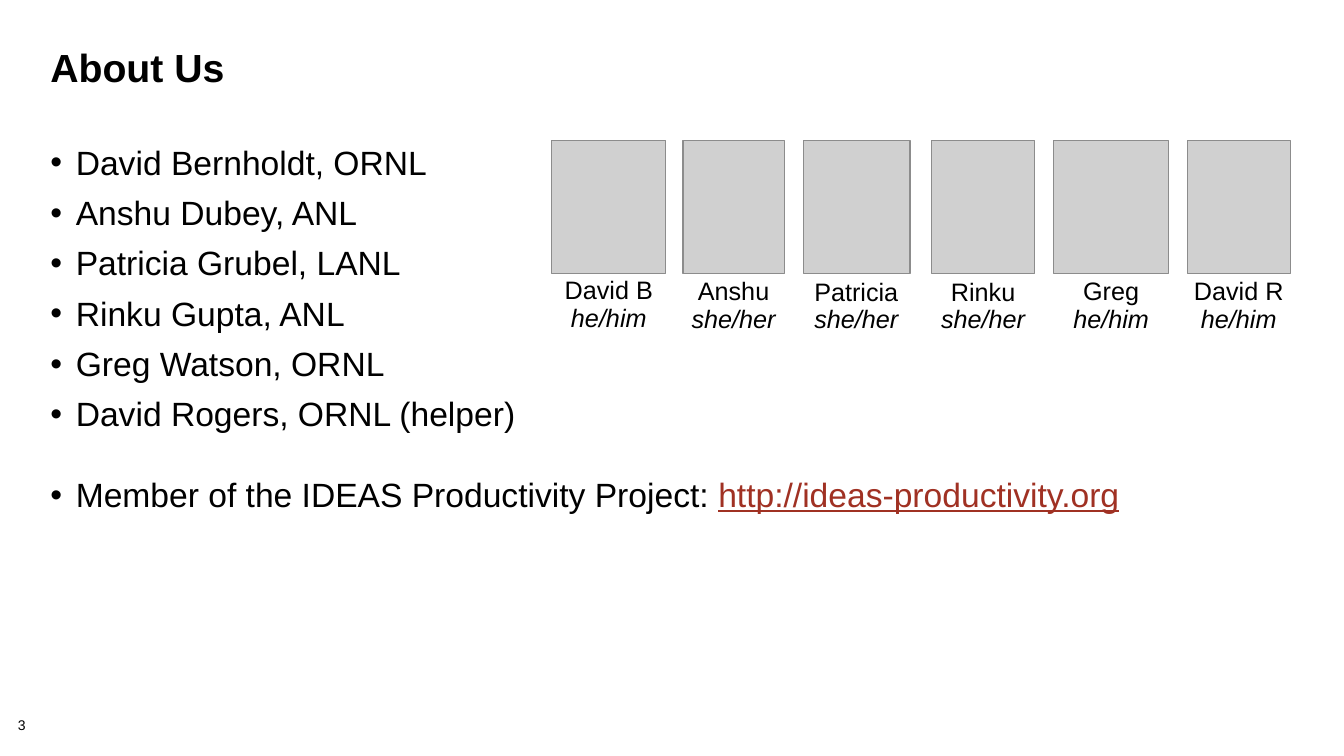
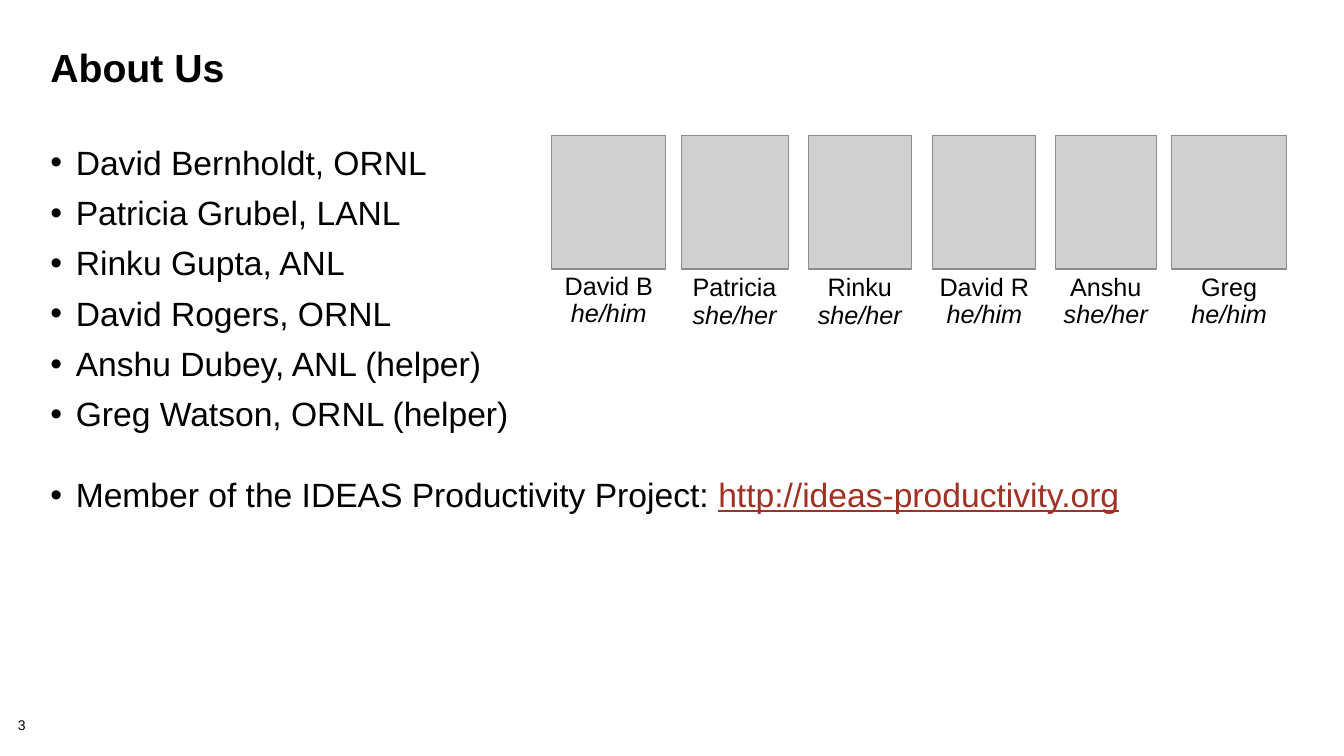
Before and after one commit to bssw-tutorial/presentations, a slide deck: slide 3 of intro.pptx. Drawn at 1344x756 pixels with LibreOffice and Linux fonts; fonts in the diff are those of the drawing; grey boxes stand for pictures; background and template pictures are left out. Boxes give left, top, right and bottom in pixels: in the first picture for what was removed or moved away, otherwise in the second. Text is boxed around its words. In the diff, an @@ line names an element or a change of style, - is before the commit and + after.

```diff
--- a/intro.pptx
+++ b/intro.pptx
@@ picture: place and size @@
-picture at <box>552,140,666,273</box>
+picture at <box>552,136,666,269</box>
@@ picture: place and size @@
-picture at <box>804,140,910,273</box>
+picture at <box>682,136,788,269</box>
@@ picture: place and size @@
-picture at <box>932,140,1034,273</box>
+picture at <box>809,136,911,269</box>
@@ picture: place and size @@
-picture at <box>1188,140,1291,273</box>
+picture at <box>933,136,1035,269</box>
@@ picture: place and size @@
-picture at <box>683,140,783,273</box>
+picture at <box>1056,136,1156,269</box>
@@ picture: place and size @@
-picture at <box>1054,140,1169,273</box>
+picture at <box>1172,136,1287,269</box>
@@ text at <box>76,200,357,232</box>: paragraph removed @@
-• Anshu Dubey, ANL
@@ text "David B": place and size @@
-text "David B" at <box>565,280,653,328</box>
+text "David B" at <box>565,276,653,323</box>
@@ text "Patricia": place and size @@
-text "Patricia" at <box>814,282,898,329</box>
+text "Patricia" at <box>693,277,777,325</box>
@@ text "Rinku": place and size @@
-text "Rinku" at <box>941,282,1025,329</box>
+text "Rinku" at <box>818,277,902,325</box>
@@ text "David R": place and size @@
-text "David R" at <box>1194,281,1283,329</box>
+text "David R" at <box>940,277,1029,324</box>
@@ text "Anshu": place and size @@
-text "Anshu" at <box>692,281,776,329</box>
+text "Anshu" at <box>1064,277,1148,324</box>
@@ text "Greg": place and size @@
-text "Greg" at <box>1073,282,1149,329</box>
+text "Greg" at <box>1191,278,1267,324</box>
@@ text at <box>76,301,509,433</box>: text changed @@
-• Greg Watson, ORNL
-• David Rogers, ORNL (helper)
+• David Rogers, ORNL
+• Anshu Dubey, ANL (helper)
+• Greg Watson, ORNL (helper)
```
Also in this commit, not shown: 4 other slides changed.
